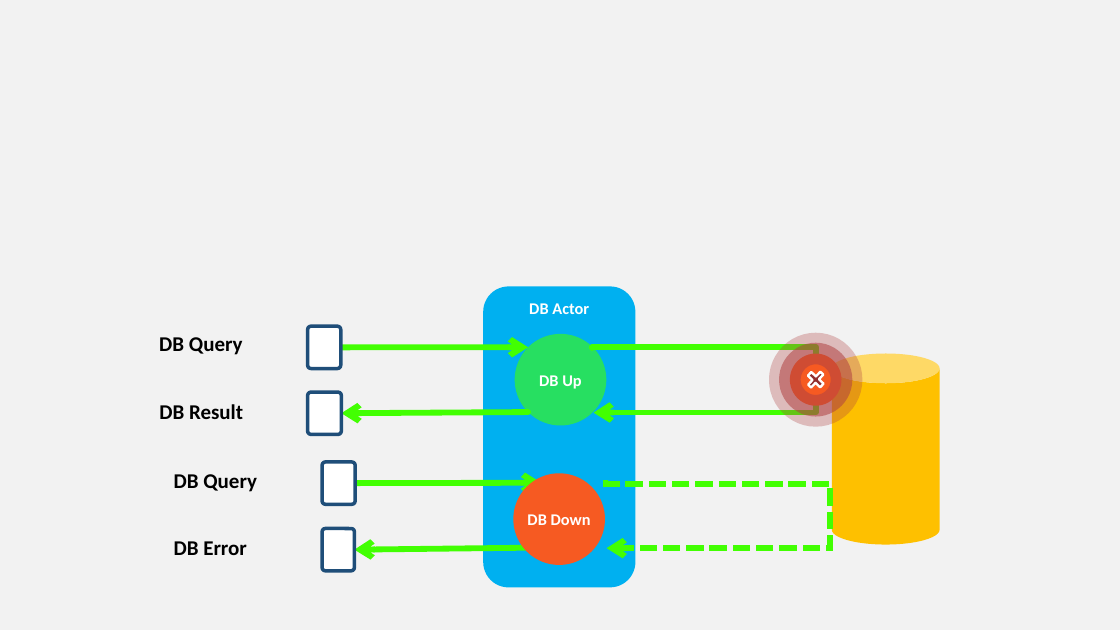
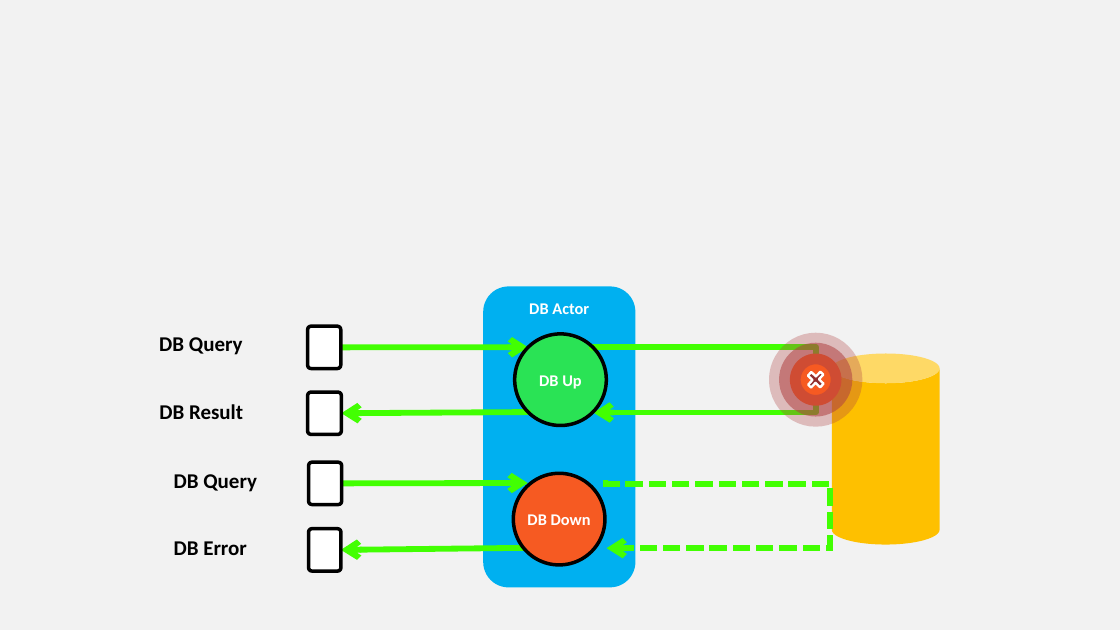
Before and after one commit to asynkron/website, a slide deck: slide 35 of media/logo.pptx. Drawn at 1120x630 pixels with LibreOffice and Linux fonts; fonts in the diff are those of the drawing. Boxes give left, top, right and bottom in pixels: in the first picture for what was removed or moved away, otherwise in the second. Text is boxed around its words. In the diff, an @@ line names an element or a change of style, - is before the commit and + after.

```diff
--- a/media/logo.pptx
+++ b/media/logo.pptx
@@ ellipse "DB Up" at (515, 334, 607, 425): fill #42FF02 at 60% opacity to #42FF02 at 65% opacity; outline none to #000000 3 pt @@
@@ ellipse "DB Down" at (513, 473, 605, 565): outline none to #000000 3 pt @@
@@ 2 arrows, 2 rounded rectangles: place and size @@
-2 arrows, 2 rounded rectangles at (322, 462, 541, 571)
+2 arrows, 2 rounded rectangles at (308, 462, 528, 571)
@@ outline #1F4E79 3 pt to #000000 3 pt in 4 elements at (308, 326, 340, 368), (308, 392, 341, 434), (308, 462, 341, 504), (308, 528, 340, 571) @@
```
Also in this commit, not shown: 6 other slides changed.
